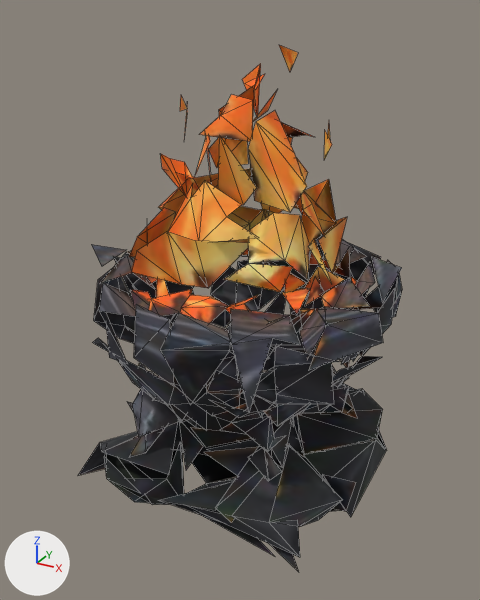
What one commit did to the glTF model veylan/assets/decor/k-brasero-semis.glb.
One viewpoint serves both versions: a 50 mm camera at (0.634, -1.154, 0.985) aimed at (0.011, -0.022, 0.419). Every picture has the same lights, and +X, +Y and +Z are marked at lower left. The picture after the commit comes second. Mesh edges are drawn as thin lines. Vertices at exactly the same position are counted once.

The first picture shows 'k-brasero-semis'.
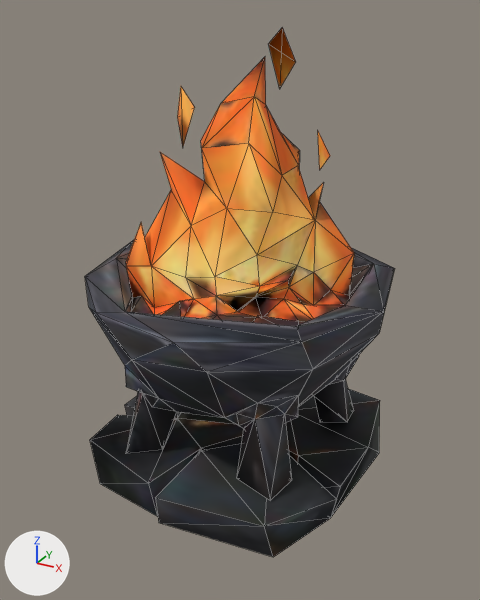
Changed parts and their boxes (x1, y1, x2, y2) in the pictures (480 x 600 px):
'k-brasero-semis', reshaped
    before: (79, 45, 402, 572)
    after: (85, 28, 395, 557)
part 1 of me_k_brasero_semis, rebuilt (61% wider, 127% taller)
    before: (94, 257, 286, 452)
    after: (85, 57, 395, 500)
part 2 of me_k_brasero_semis, rebuilt (mostly hidden before)
    before: (127, 372, 294, 455)
    after: (90, 396, 244, 516)
part 3 of me_k_brasero_semis, rebuilt (mostly hidden before)
    before: (291, 384, 371, 511)
    after: (155, 389, 380, 557)
part 4 of me_k_brasero_semis, deleted
    before: (79, 45, 402, 572)
part 5 of me_k_brasero_semis, added
    after: (318, 132, 330, 169)
part 6 of me_k_brasero_semis, added (orange)
    after: (177, 87, 195, 147)
part 7 of me_k_brasero_semis, added (brown)
    after: (269, 28, 296, 89)

What changed in the scene script:
```text
Change me_k_brasero_semis:
    used by ob_k_brasero_semis; location = (0.0, 0.0, 0.0)
    verts and faces of me_k_brasero_semis; kept vertices keep their numbers, new ones are numbered from 789
    remove me_k_brasero_semis.from_pydata(...)  # 789 vertices, 500 faces; spans x -0.336..0.336, y -0.319..0.319, z 0.0..0.922
    add me_k_brasero_semis.from_pydata(...)  # 262 vertices, 499 faces; spans x -0.327..0.327, y -0.33..0.33, z 0.0..0.951
    me_k_brasero_semis part 1: the loose piece of 61 vertices spanning x -0.289..0.2, y -0.288..0.222, z 0.123..0.49 is rebuilt with 208 vertices and now spans x -0.327..0.327, y -0.33..0.33, z 0.094..0.902
    me_k_brasero_semis part 2: the loose piece of 35 vertices spanning x -0.273..0.113, y -0.088..0.271, z 0.003..0.115 is rebuilt with 23 vertices and now spans x -0.286..0.078, y -0.284..0.304, z 0.0..0.101
    me_k_brasero_semis part 3: the loose piece of 15 vertices spanning x 0.075..0.302, y -0.1..0.277, z 0.0..0.111 is rebuilt with 20 vertices and now spans x -0.037..0.292, y -0.303..0.294, z 0.0..0.097
    me_k_brasero_semis part 4: 121 loose pieces with 678 vertices, spanning x -0.336..0.336, y -0.319..0.319, z 0.0..0.922, are deleted
    me_k_brasero_semis part 5
    add verts[789] = (0.133, 0.089, 0.686)  # pixel (319, 170)
    add verts[797] = (0.159, 0.077, 0.72)  # pixel (330, 155)
    add verts[798] = (0.128, 0.081, 0.766)
    add faces += [(789, 798, 797)]
    me_k_brasero_semis part 6
    add verts[790] = (-0.117, -0.028, 0.847)  # pixel (180, 85)
    add verts[794] = (-0.132, -0.021, 0.785)  # pixel (177, 117)
    add verts[795] = (-0.11, -0.037, 0.729)  # pixel (182, 148)
    add verts[796] = (-0.087, -0.026, 0.808)  # pixel (194, 107)
    add faces += [(794, 796, 795), (790, 795, 796), (790, 794, 795), (790, 796, 794)]
    me_k_brasero_semis part 7
    add verts[791] = (0.055, 0.063, 0.951)  # pixel (282, 27)
    add verts[792] = (0.055, 0.057, 0.841)  # pixel (279, 89)
    add verts[793] = (0.079, 0.075, 0.89)  # pixel (295, 62)
    add verts[799] = (0.036, 0.044, 0.923)  # pixel (268, 43)
    add faces += [(791, 793, 792), (791, 792, 799), (791, 799, 793), (792, 793, 799)]
```
